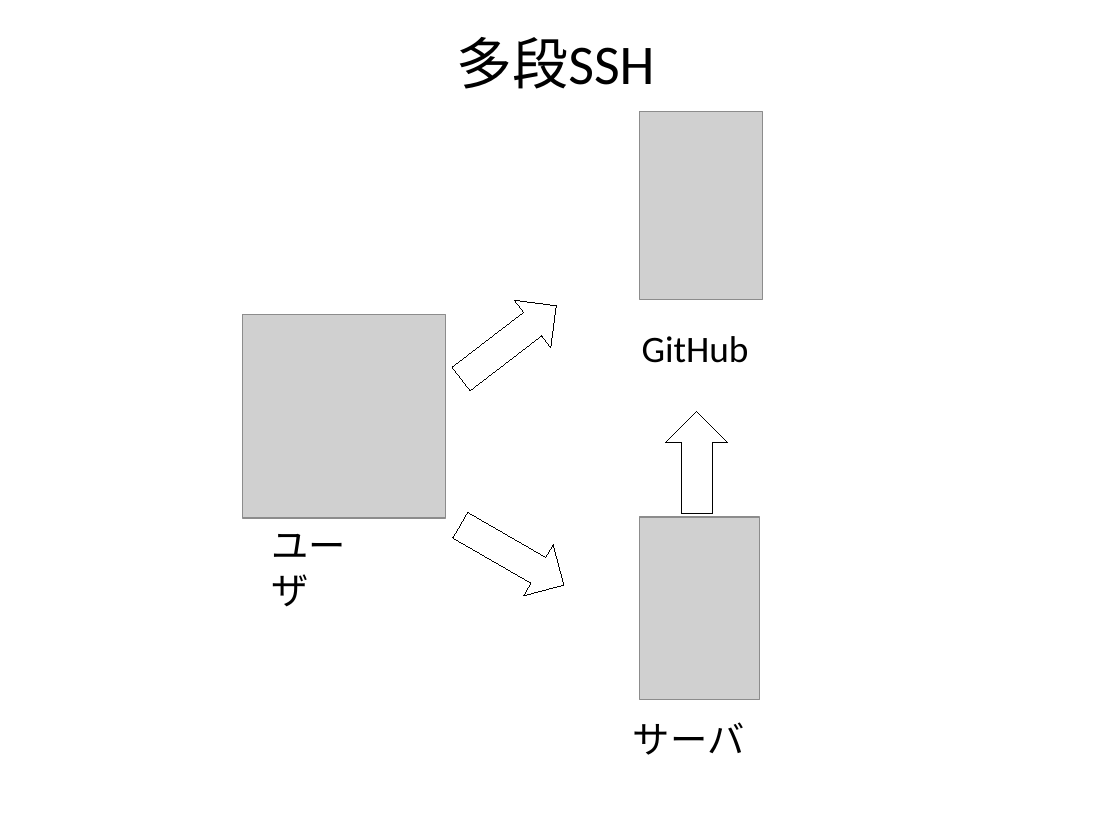
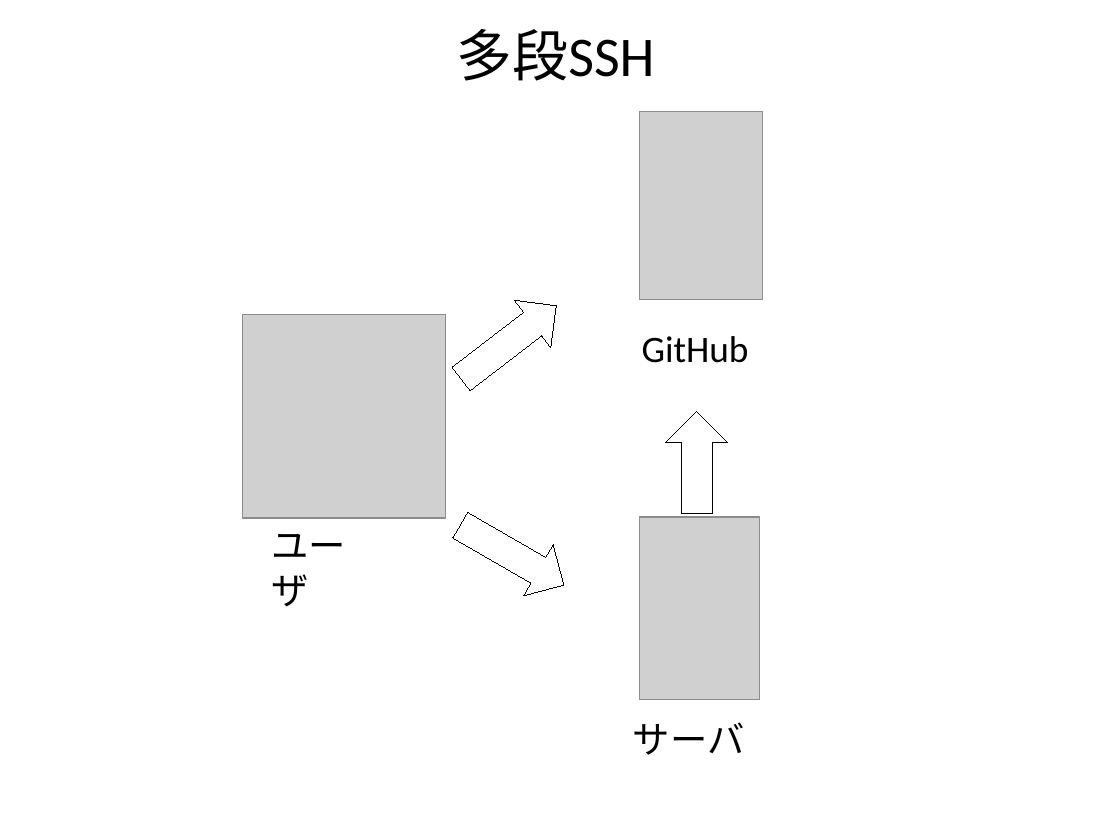
Before and after one commit to kaityo256/lab_startup, a slide deck: slide 3 of ssh/fig/fig.pptx (slide 2 before the commit). Drawn at 1120x840 pixels with LibreOffice and Linux fonts; fonts in the diff are those of the drawing; grey boxes stand for pictures. Boxes give left, top, right and bottom in pixels: in the first picture for what was removed or moved away, otherwise in the second. Text is boxed around its words. In the diff, an @@ line names an element or a change of style, - is before the commit and + after.

```diff
--- a/ssh/fig/fig.pptx
+++ b/ssh/fig/fig.pptx
@@ text "多段SSH": place and size @@
-text "多段SSH" at [456, 37, 654, 89]
+text "多段SSH" at [456, 29, 654, 81]
```
Also in this commit, not shown: 1 other slide changed, 1 slide added, 5 other files.
